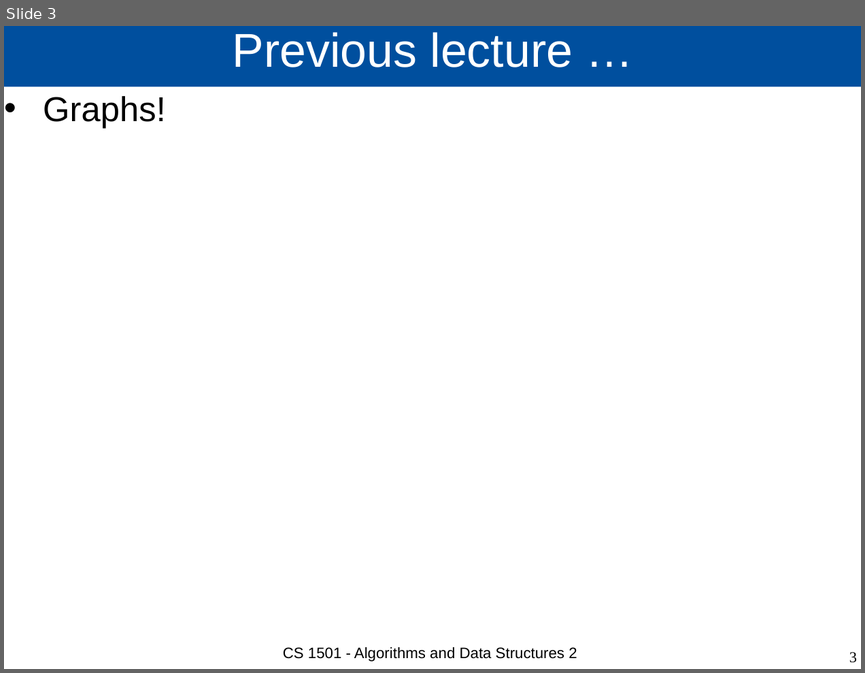
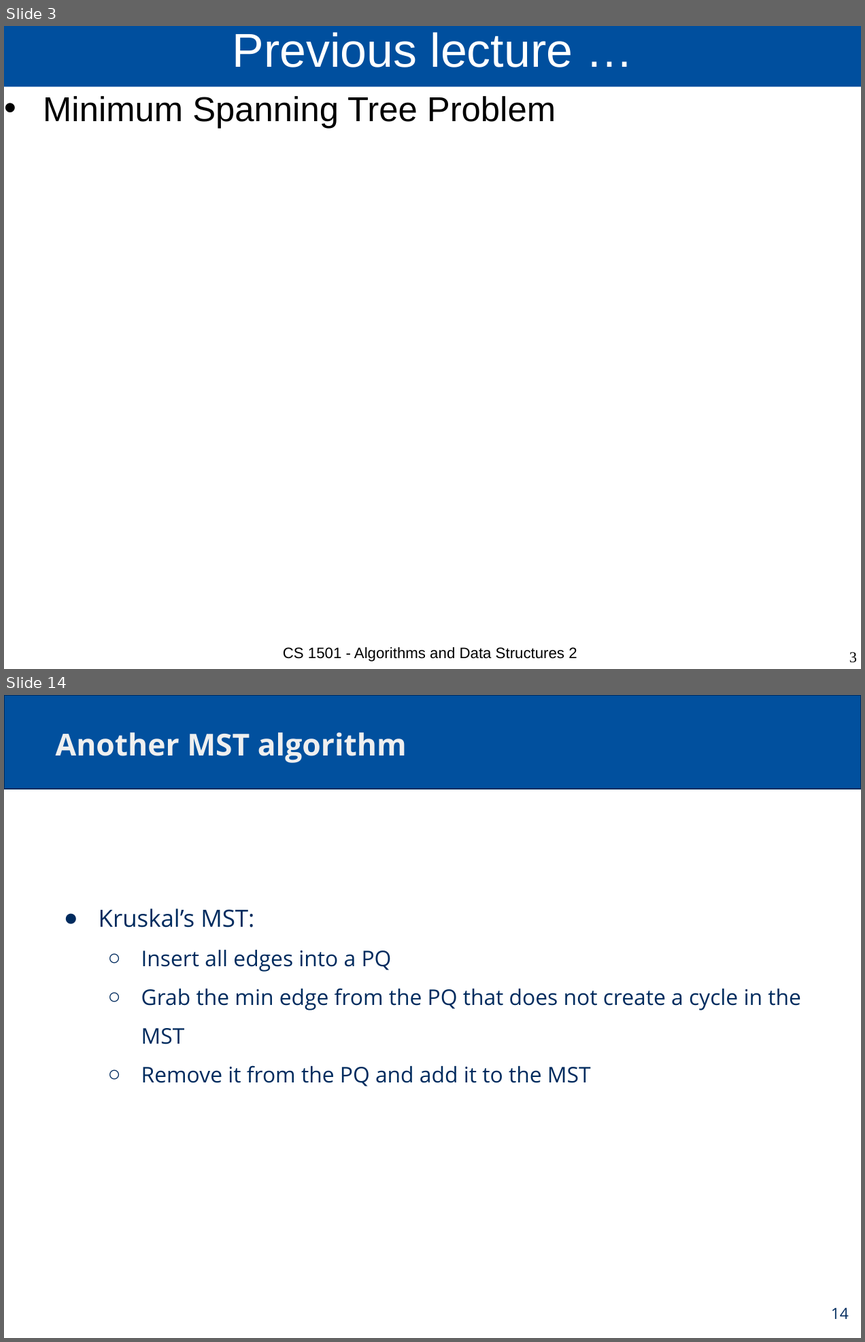
Before and after one commit to cs1501-2224/handouts, a slide deck: DraftSlides/Lecture16.pptx. Shown one above the other, each under a label of ours: slide 3 before the commit, slides 3 and 14 after it; the slides between them are not shown. The pictures are 865x673 and 865x1342 pixels, drawn with LibreOffice and Linux fonts; fonts in the diff are those of the drawing. Boxes give left, top, right and bottom in pixels: in the first picture for what was removed or moved away, otherwise in the second. Text is boxed around its words. In the diff, an @@ line names an element or a change of style, - is before the commit and + after.

```diff
--- a/DraftSlides/Lecture16.pptx
+++ b/DraftSlides/Lecture16.pptx
@@ slide 14 added at box(4, 695, 861, 1338), background #FFFFFF @@
@@ rectangle added at box(4, 695, 861, 789), fill #01509E, outline #002B5E 1.5 pt @@
@@ title added at box(56, 732, 407, 763), 28 pt, text #EFEFEF, bold @@
+Another MST algorithm
@@ text added at box(99, 909, 801, 1087), 20 pt, text #002B5E @@
+● Kruskal’s MST:
+  ○ Insert all edges into a PQ
+  ○ Grab the min edge from the PQ that does not create a cycle in the MST
+  ○ Remove it from the PQ and add it to the MST
@@ page number added at box(831, 1308, 849, 1319), 14.3 pt, text #002B5E @@
+14
@@ slide 3 changed as well @@
@@ text at box(43, 96, 555, 128): text changed @@
-• Graphs!
+• Minimum Spanning Tree Problem
```
Also in this commit, not shown: 5 other slides changed, 11 other slides added, 1 other file.
